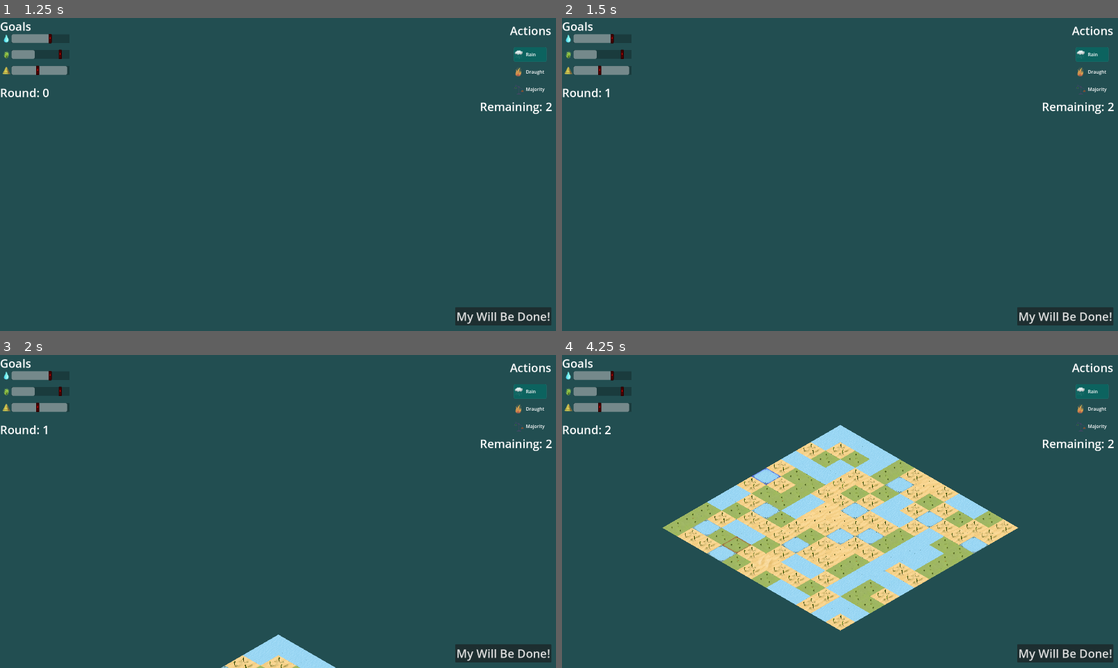
Above: before the commit, frames 1-4 (two rows, left to right).
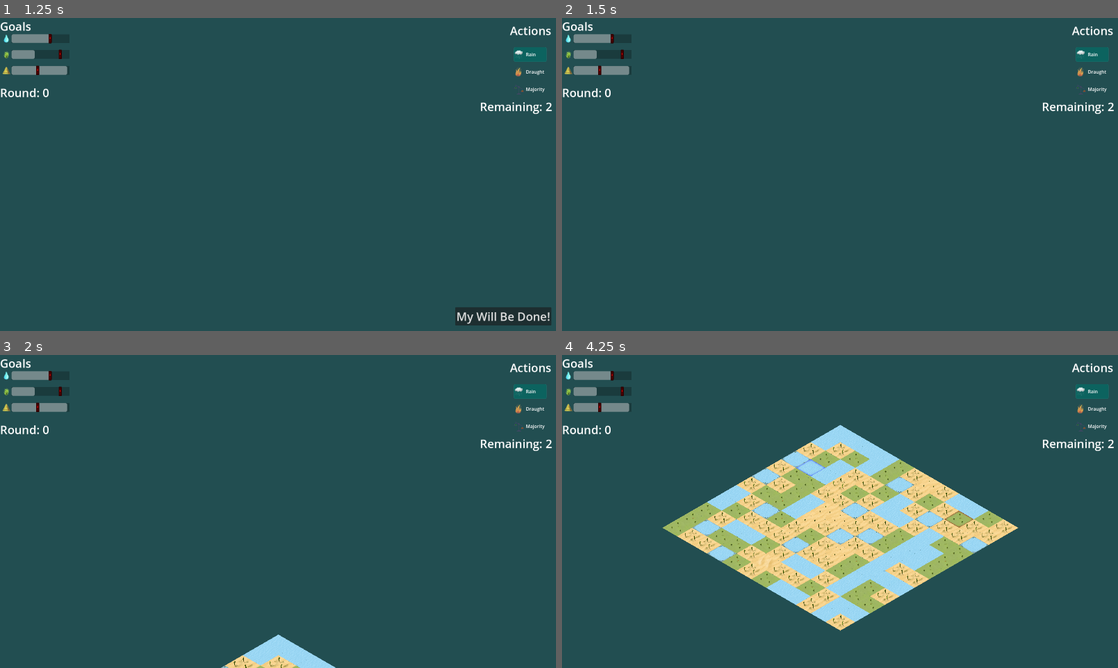
Above: after the commit, the same moments.

Repository: matouseek/game_jam_24
Game: Godot game, scene res://scenes/menu.tscn
Same seed, same stepped clock (60 frames per second), same inputs: the game is played once before the commit and once after it. The engine's default icon, where the game draws it, is replaced by a stand-in: a white triangle on a blue panel in a dark square.
Inputs (mouse positions are in pixels of both pictures, inside the frame that each line leads up to):
- Up to frame 1 (1.25 s): click "PLAY" at 0.5 s
- Up to frame 2 (1.5 s): click "My Will Be Done!" at 1.25 s
- Up to frame 3 (2 s): no input
- Up to frame 4 (4.25 s): click (1067, 652) at 2 s, where only the run before the commit has a clickable "My Will Be Done!"; tap Enter (ui_accept) at 2.75, 3.02, 3.77 s; move the mouse to (962, 495) at 2.77 s; press the mouse at (962, 495) at 2.78 s; hold D (right) 2.78-3.53 s; move the mouse to (728, 527) at 3.52 s; release the mouse at (728, 527) at 3.53 s; hold S (down) from 3.53 s (still down); tap U (undo) at 3.6 s

Frame 1 is identical in both runs. In frame 2, 1.0% of the frame differs, in the area x 7-100%, y 22-99%; in frame 3, 1.0%; in frame 4, 1.1%.

Commit message:
Add progressive effect

Diff:
--- a/scripts/game_manager.gd
+++ b/scripts/game_manager.gd
@@ -32,6 +32,7 @@
 	HUD.visible = true
 	$Environment.visible = true
 	AS.play_music("res://assets/Sounds/game_placeholder.mp3")
+	add_fuck_ups()
 
 func _input(event: InputEvent) -> void:
 	if (!limit_camera):
@@ -73,25 +74,10 @@
 	HUD.set_will_be_done_visibility(false)
 
 	print("Process player selection")
-	process_used_effects()
-	env.update_tiers()
-
-	if not env.used_effects.is_empty():
-		env.tween_tilemap(terrain_copy, env.terrain)
-		await get_tree().create_timer(2.0).timeout
-
-	terrain_copy = env.get_terrain_copy()
+	await process_used_effects()
 
 	print("Process fuck ups")
-	process_fuck_ups()
-	env.update_tiers()
-
-	if not env.fuck_up_effects.is_empty():
-		env.tween_tilemap(terrain_copy, env.terrain)
-		await get_tree().create_timer(2.0).timeout
-
-	env.update_tiers()
-	env.render_map()
+	await process_fuck_ups()
 
 	env.calc_distribution()
 
@@ -130,13 +116,41 @@
 	env.render_all_effects()
 
 func process_fuck_ups() -> void:
+	if env.fuck_up_effects.is_empty():
+		await get_tree().create_timer(0.2).timeout
+	var terrain_copy: Array
 	for fuck_up_effect in env.fuck_up_effects:
+		terrain_copy = env.get_terrain_copy()
 		process_effect(fuck_up_effect)
+		env.update_tiers()
+		env.tween_tilemap(terrain_copy, env.terrain)
+		# Doesnt work when timer is too low or removed
+		# Tileset is written too early if removed or lowered
+		await wait_if_terrain_diff(terrain_copy, env.terrain)
 
 func process_used_effects() -> void:
+	if env.used_effects.is_empty():
+		await get_tree().create_timer(0.2).timeout
+	var terrain_copy: Array
 	for used_effect in env.used_effects:
+		terrain_copy = env.get_terrain_copy()
 		process_effect(used_effect)
-
+		env.update_tiers()
+		env.tween_tilemap(terrain_copy, env.terrain)
+		# Doesnt work when timer is too low or removed
+		# Tileset is written too early if removed or lowered
+		await wait_if_terrain_diff(terrain_copy, env.terrain)
+
+func wait_if_terrain_diff(old_terrain, new_terrain) -> bool:
+	for i in range(env.ENV_SIZE):
+		for j in range(env.ENV_SIZE):
+			var old_tile : WorldTile = old_terrain[i][j]
+			var new_tile : WorldTile = new_terrain[i][j]
+			if old_tile.type != new_tile.type or old_tile.tier != new_tile.tier:
+				await get_tree().create_timer(1.5).timeout
+				print("await in function finished")
+				return true
+	return false
 
 func process_effect(effect: PlacedEffect) -> void:
 	match effect.type:
Not shown: 1 places in scenes/hud.tscn that only renumber resources
